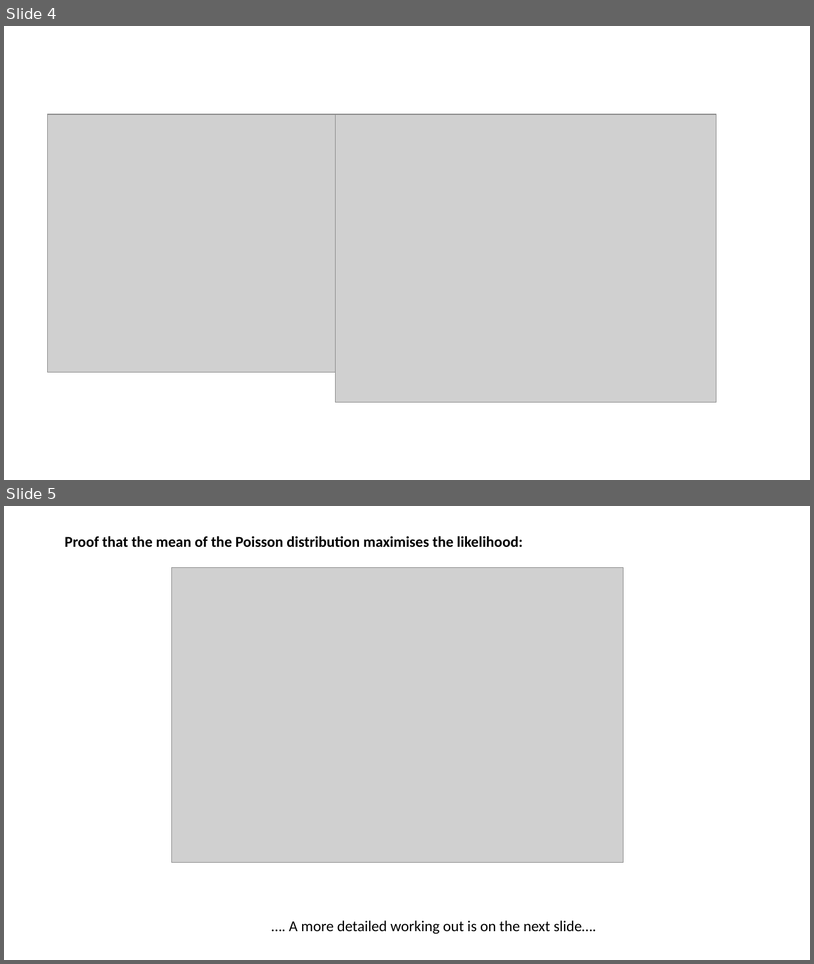
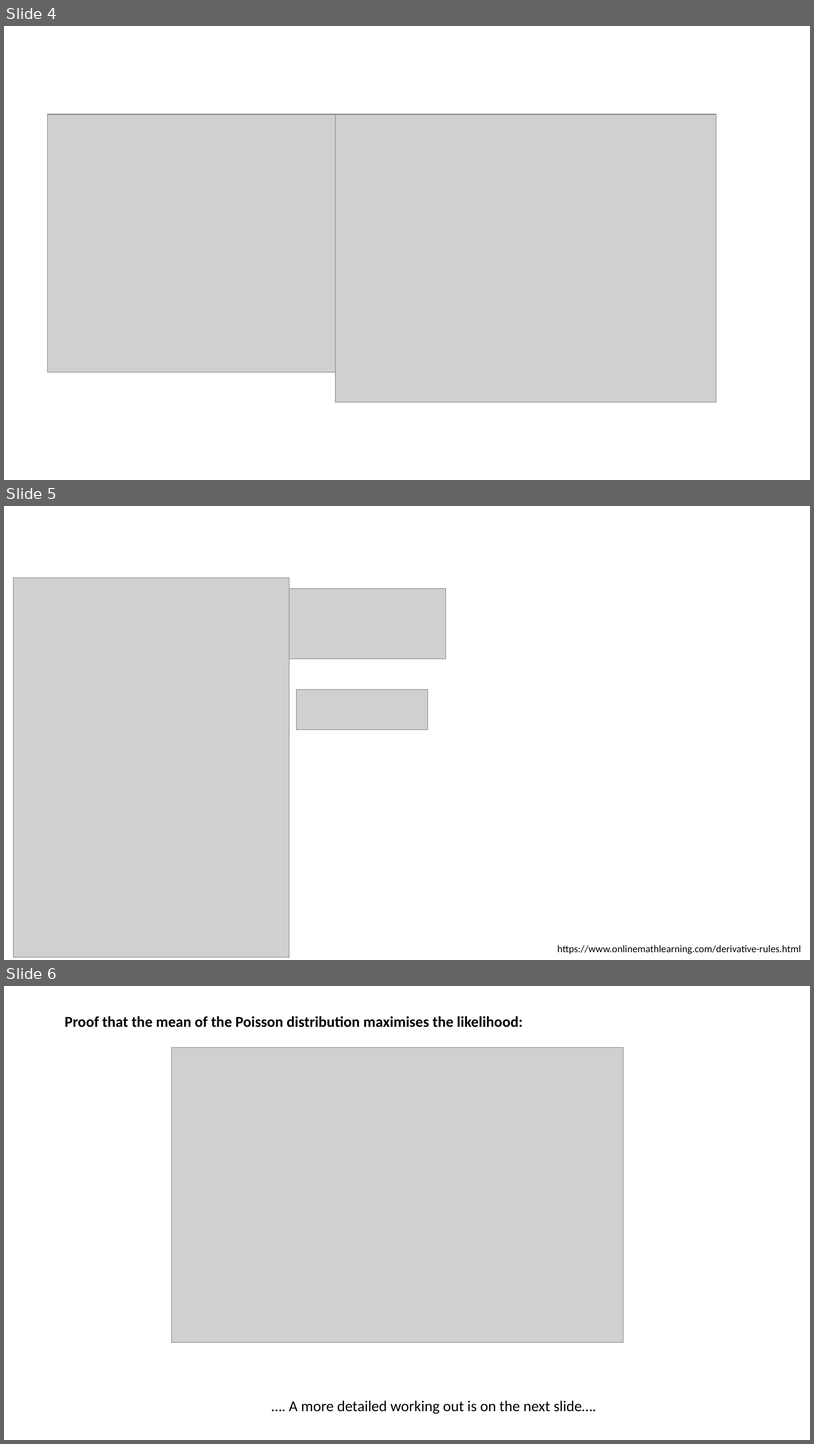
Before and after one commit to jsemple19/modernStats4biol_Holmes, a slide deck: chapter02/Chapter02.pptx. Shown one above the other, each under a label of ours: slides 4 and 5 before the commit, slides 4, 5 and 6 after it. The pictures are 814x964 and 814x1444 pixels, drawn with LibreOffice and Linux fonts; fonts in the diff are those of the drawing; grey boxes stand for pictures. Boxes give left, top, right and bottom in pixels: in the first picture for what was removed or moved away, otherwise in the second. Text is boxed around its words. In the diff, an @@ line names an element or a change of style, - is before the commit and + after.

```diff
--- a/chapter02/Chapter02.pptx
+++ b/chapter02/Chapter02.pptx
@@ slide 5 added at (4, 506, 810, 960), background #FFFFFF @@
@@ picture added at (14, 578, 290, 957) @@
@@ picture added at (290, 588, 446, 658) @@
@@ picture added at (296, 690, 428, 730) @@
@@ text added at (558, 945, 801, 954), 12 pt, text #000000 @@
+https://www.onlinemathlearning.com/derivative-rules.html
@@ what was slide 5 is now slide 6 @@
```
Also in this commit, not shown: 1 slide changed, 2 other files.
